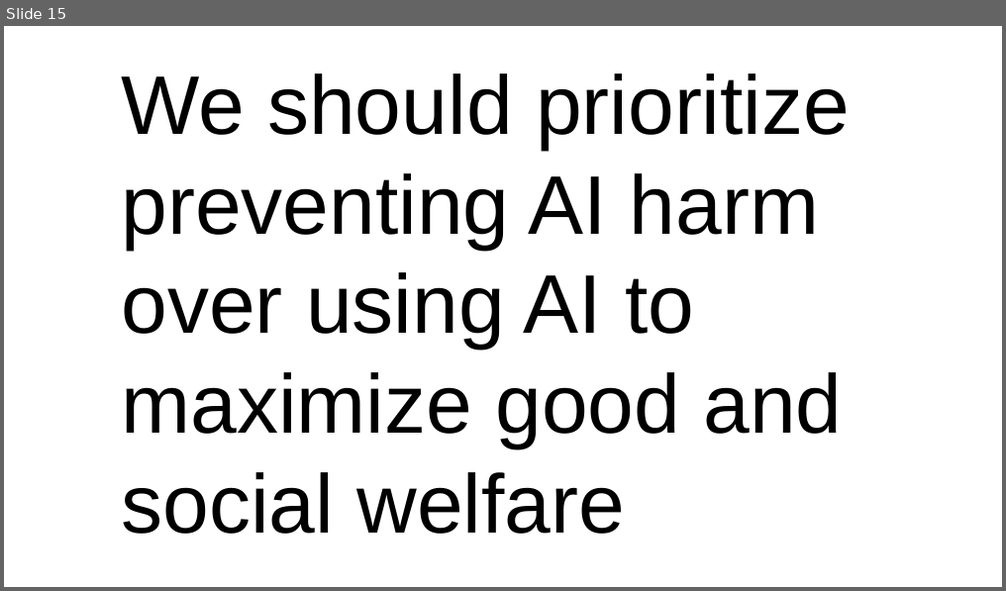
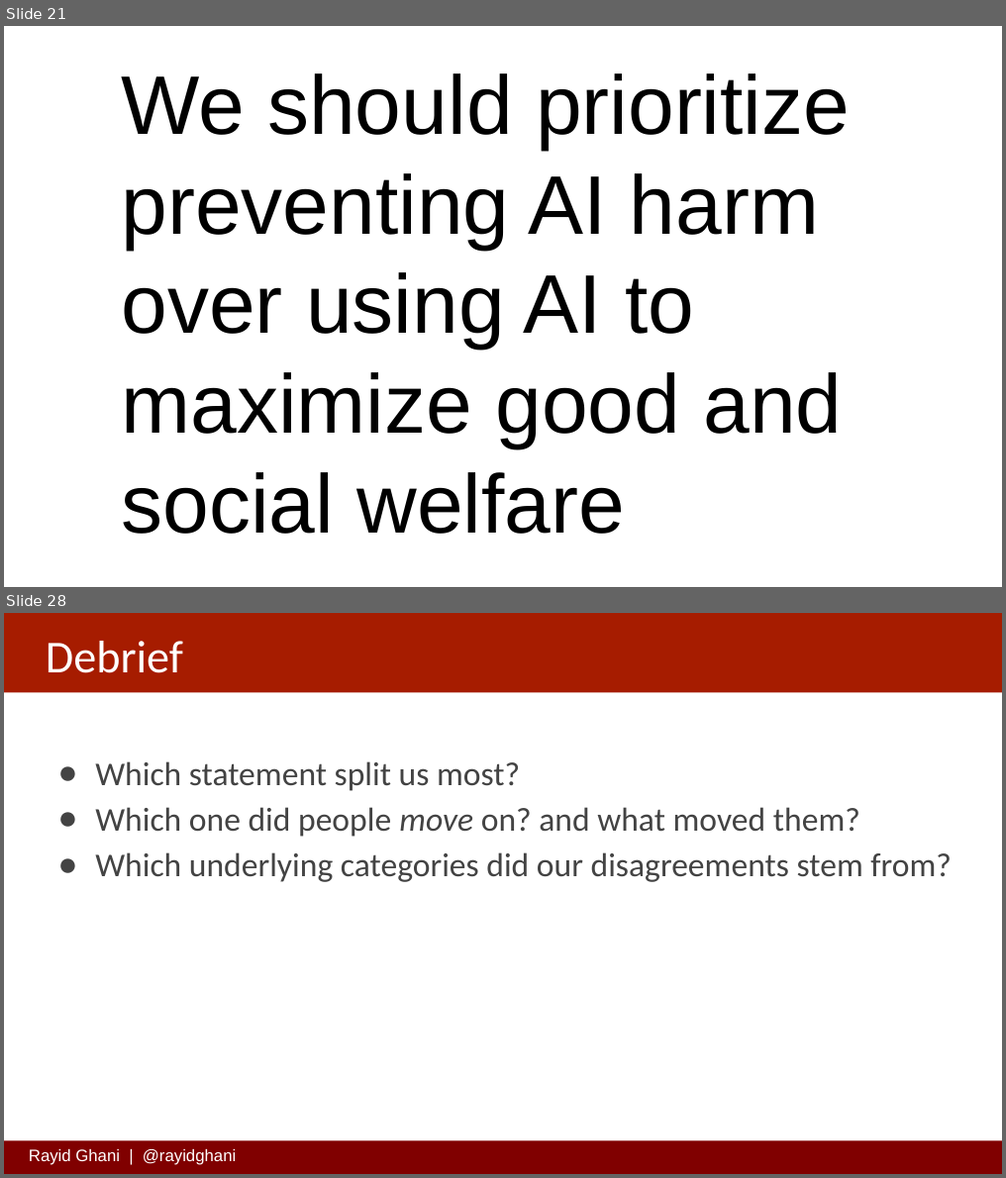
Before and after one commit to dssg/mlforpublicpolicylab, a slide deck: Lectures/EthicsOverview.pptx. Shown one above the other, each under a label of ours: slide 15 before the commit, slides 21 and 28 after it; the slides between them are not shown. The pictures are 1006x591 and 1006x1178 pixels, drawn with LibreOffice and Linux fonts; fonts in the diff are those of the drawing; background and template pictures are left out. Boxes give left, top, right and bottom in pixels: in the first picture for what was removed or moved away, otherwise in the second. Text is boxed around its words. In the diff, an @@ line names an element or a change of style, - is before the commit and + after.

```diff
--- a/Lectures/EthicsOverview.pptx
+++ b/Lectures/EthicsOverview.pptx
@@ slide 28 added at bbox=[4, 613, 1002, 1174], background #FFFFFF @@
@@ rectangle added at bbox=[4, 613, 1002, 692], fill #A61C00 @@
@@ title added at bbox=[46, 641, 183, 673], 44 pt, text #FFFFFF @@
+Debrief
@@ text added at bbox=[95, 761, 951, 882], 32 pt, text #434343 @@
+● Which statement split us most?
+● Which one did people move on? and what moved them?
+● Which underlying categories did our disagreements stem from?
@@ rectangle added at bbox=[4, 1141, 1002, 1174], fill #800000 @@
@@ text added at bbox=[29, 1150, 236, 1165], 16 pt, text #FFFFFF @@
+Rayid Ghani | @rayidghani
@@ what was slide 15 is now slide 21 @@
```
Also in this commit, not shown: 3 slides changed, 29 other slides added, 3 slides removed, 3 other files.
